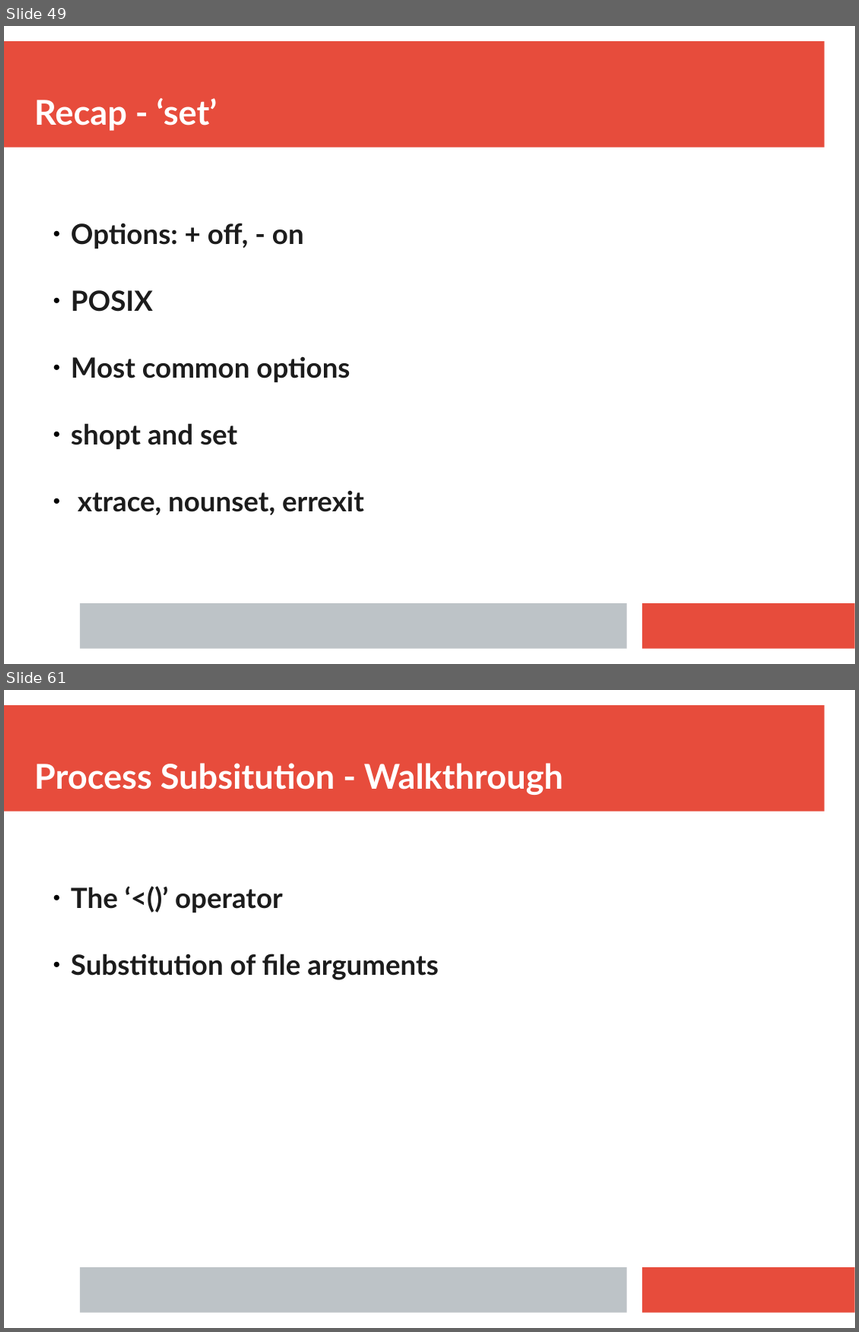
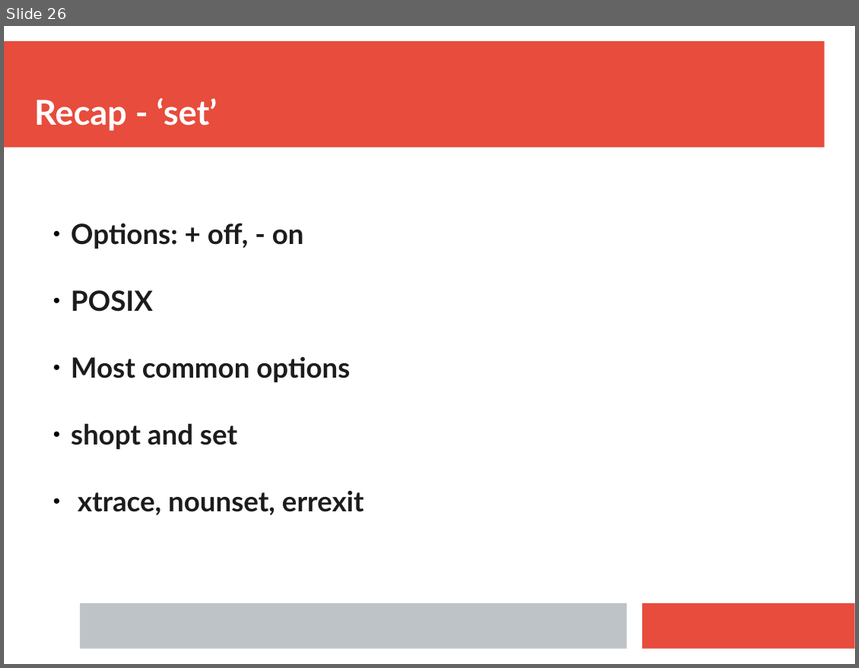
Before and after one commit to ianmiell/bash-next-steps, a slide deck: slides/bash_next_steps.pptx. Shown one above the other, each under a label of ours: slides 49 and 61 before the commit, slide 26 after it; the slides between them are not shown. The pictures are 859x1332 and 859x668 pixels, drawn with LibreOffice and Linux fonts; fonts in the diff are those of the drawing. Boxes give left, top, right and bottom in pixels: in the first picture for what was removed or moved away, otherwise in the second. Text is boxed around its words. In the diff, an @@ line names an element or a change of style, - is before the commit and + after.

```diff
--- a/slides/bash_next_steps.pptx
+++ b/slides/bash_next_steps.pptx
@@ slide 61 removed at [4,690,855,1328], background #FFFFFF; not listed: 3 template elements that a slide beside it also shows @@
@@ text removed at [34,763,563,795] @@
-Process Subsitution - Walkthrough
@@ text removed at [71,887,439,980] @@
-  ● The ‘<()’ operator
-  ● Substitution of file arguments
@@ what was slide 49 is now slide 26 @@
```
Also in this commit, not shown: 3 slides changed, 2 slides added, 39 other slides removed, 1 other file.
